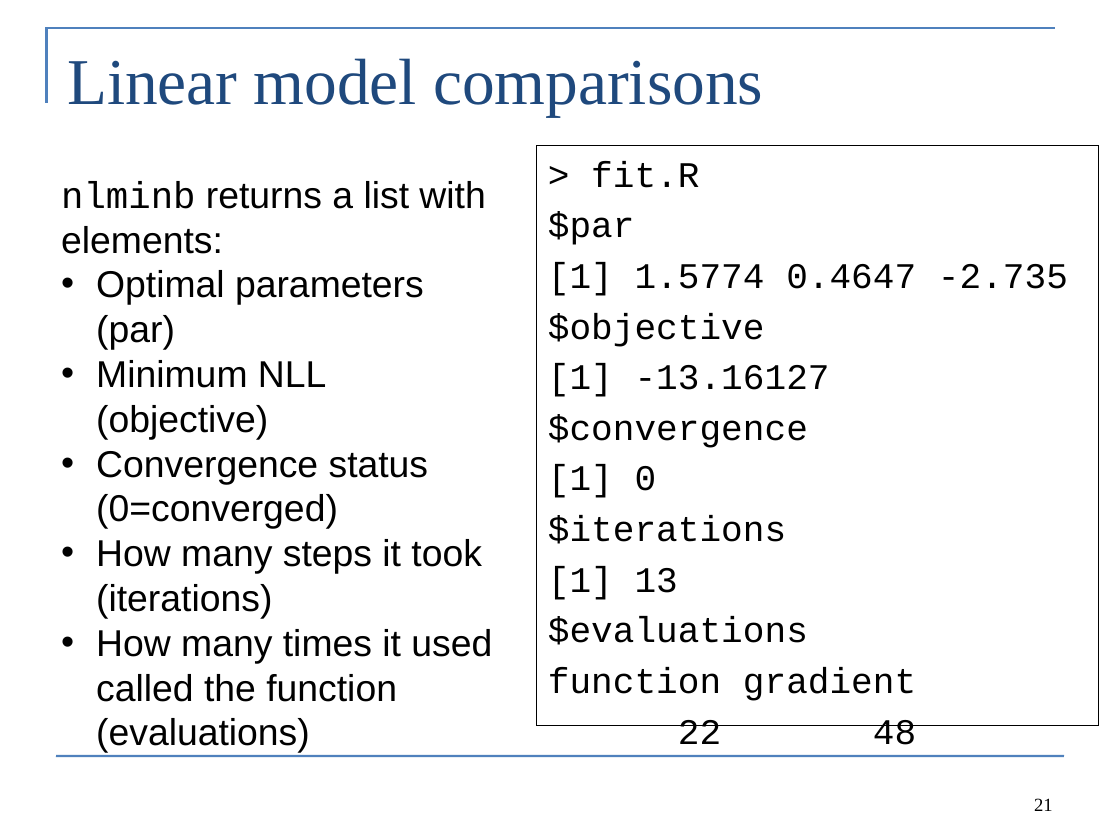
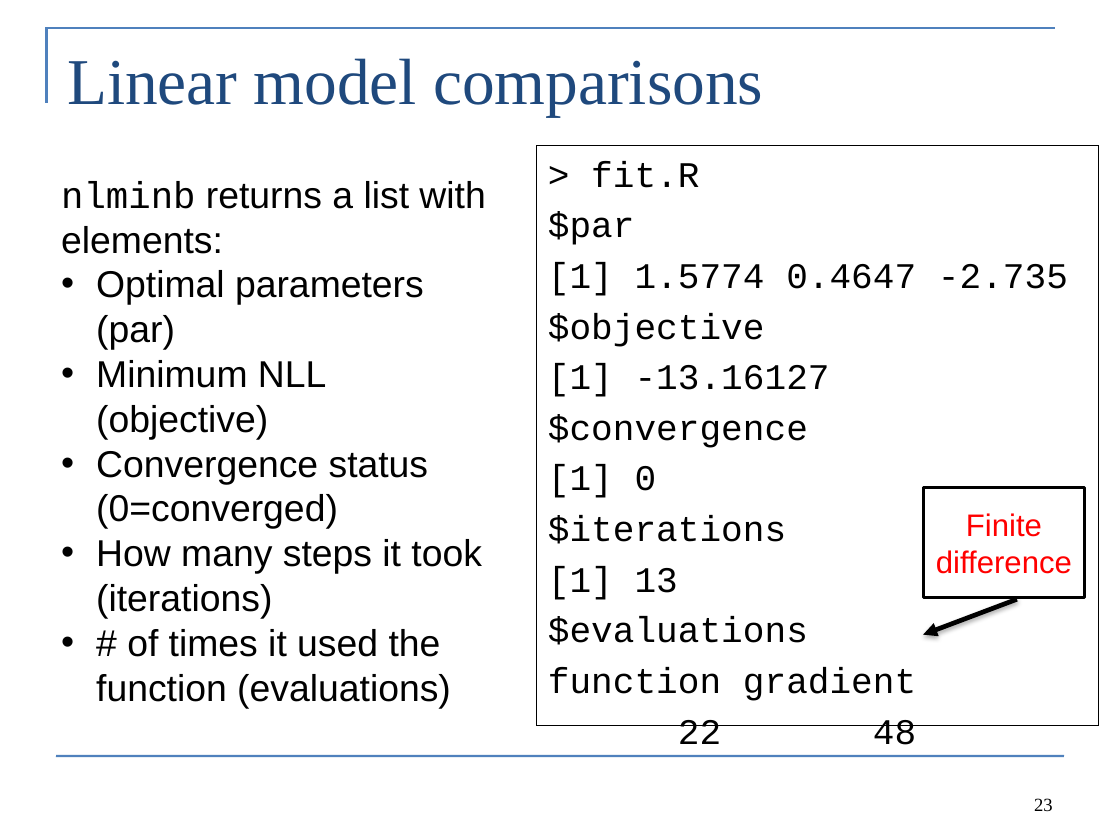
Before and after one commit to colemonnahan/tmb_workshop, a slide deck: slide 23 of day1/lecture1_maximum_likelihood.pptx (slide 21 before the commit). Drawn at 1120x840 pixels with LibreOffice and Linux fonts; fonts in the diff are those of the drawing. Boxes give left, top, right and bottom in pixels: in the first picture for what was removed or moved away, otherwise in the second. Text is boxed around its words. In the diff, an @@ line names an element or a change of style, - is before the commit and + after.

```diff
--- a/day1/lecture1_maximum_likelihood.pptx
+++ b/day1/lecture1_maximum_likelihood.pptx
@@ rectangle added at [923, 487, 1084, 598], outline #000000 2 pt, 20 pt, text #FF0000 @@
+Finite difference
@@ arrow added from (1017, 599) to (923, 635), #000000 3 pt @@
@@ text at [96, 629, 451, 708]: text changed @@
-• How many times it used called the function (evaluations)
+• # of times it used the function (evaluations)
@@ page number at [1034, 798, 1053, 812]: text changed @@
-21
+23
```
Also in this commit, not shown: 16 other slides changed, 3 slides added, 12 other files.
